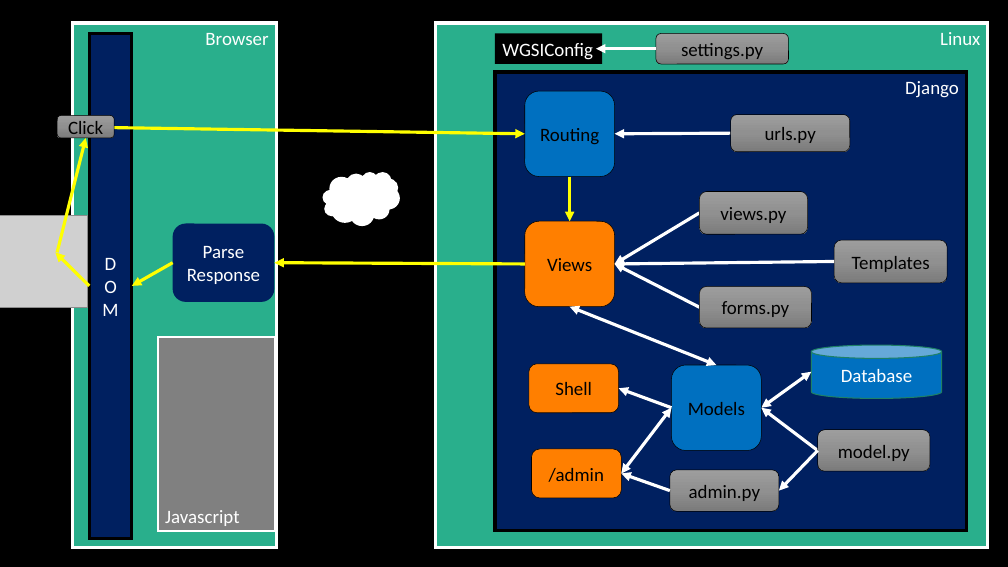
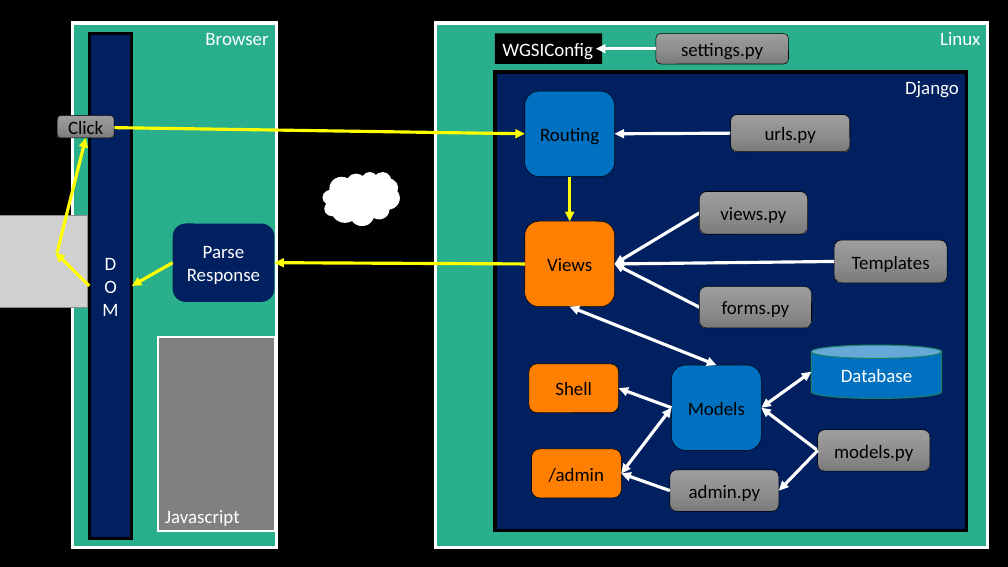
Before and after one commit to csev/dj4e, a slide deck: slide 1 of lectures/bigpicture.pptx. Drawn at 1008x567 pixels with LibreOffice and Linux fonts; fonts in the diff are those of the drawing; grey boxes stand for pictures. Boxes give left, top, right and bottom in pixels: in the first picture for what was removed or moved away, otherwise in the second. Text is boxed around its words. In the diff, an @@ line names an element or a change of style, - is before the commit and + after.

```diff
--- a/lectures/bigpicture.pptx
+++ b/lectures/bigpicture.pptx
@@ text in rounded rectangle at [834,445,913,461]: text changed @@
-model.py
+models.py
```
Also in this commit, not shown: 1 other slide changed, 2 other files.
